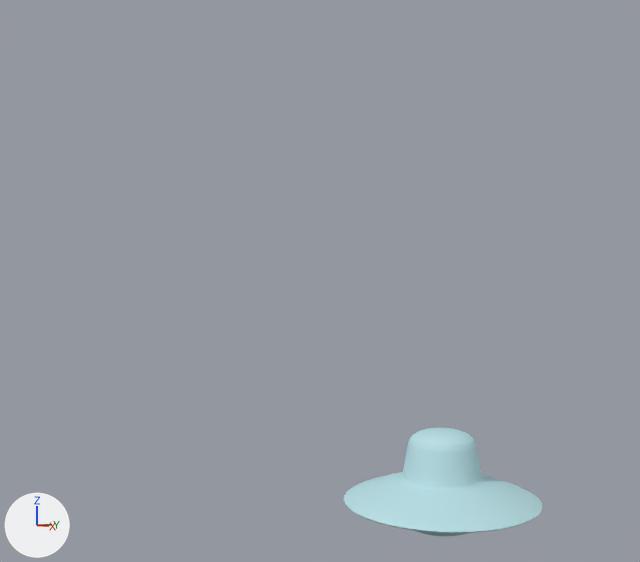
The Blender file Assets/Models/ufo.blend: old version first, new version second.
One viewpoint serves both versions: a camera (50 mm lens) standing at (13.02, -12.49, 5.55) and looking at (-0.41, -1.67, 4.67). Arrows for +X, +Y and +Z are at lower left; the lights stay in place. The same objects are shown in both versions, whatever each file hides.
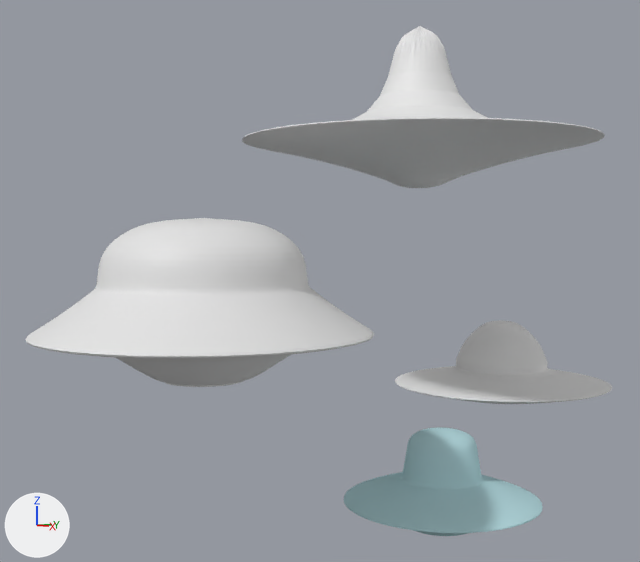
Boxes (x1, y1, x2, y2) around the edits, measured in the pictures (640 x 562 px):
'Cylinder.003', added
    after: (26, 218, 374, 387)
'Cylinder.004', added
    after: (242, 26, 605, 188)
'Cylinder.002', added
    after: (395, 320, 612, 404)

What the commit changed:
Mesh me_cylinder is new.
It has 576 vertices, 546 faces and spans x -2.6..2.6, y -2.65..2.56, z -1.19..0.68.
Mesh me_cylinder_003 is new.
It has 480 vertices, 450 faces and spans x -2.81..2.81, y -2.81..2.81, z 0.3..2.88.
Mesh me_cylinder_004 is new.
It has 224 vertices, 194 faces and spans x -6.24..6.24, y -6.24..6.24, z -1.0..4.46.
Object 'Cylinder.002' (ob_cylinder_002) is new; it shows me_cylinder.
Its location is (-0.57, 4.02, 2.87).
It gains a SUBSURF modifier named 'Subsurf'.
Modifier setting: levels = 4.
Object 'Cylinder.003' (ob_cylinder_003) is new; it shows me_cylinder_003.
Its location is (0.96, -5.12, 2.95).
It gains a SUBSURF modifier named 'Subsurf'.
Modifier setting: levels = 2.
Object 'Cylinder.004' (ob_cylinder_004) is new; it shows me_cylinder_004.
Its location is (0.39, 0.23, 7.08).
Its scale is (0.594, 0.594, 0.594).
It gains a SUBSURF modifier named 'Subsurf'.
